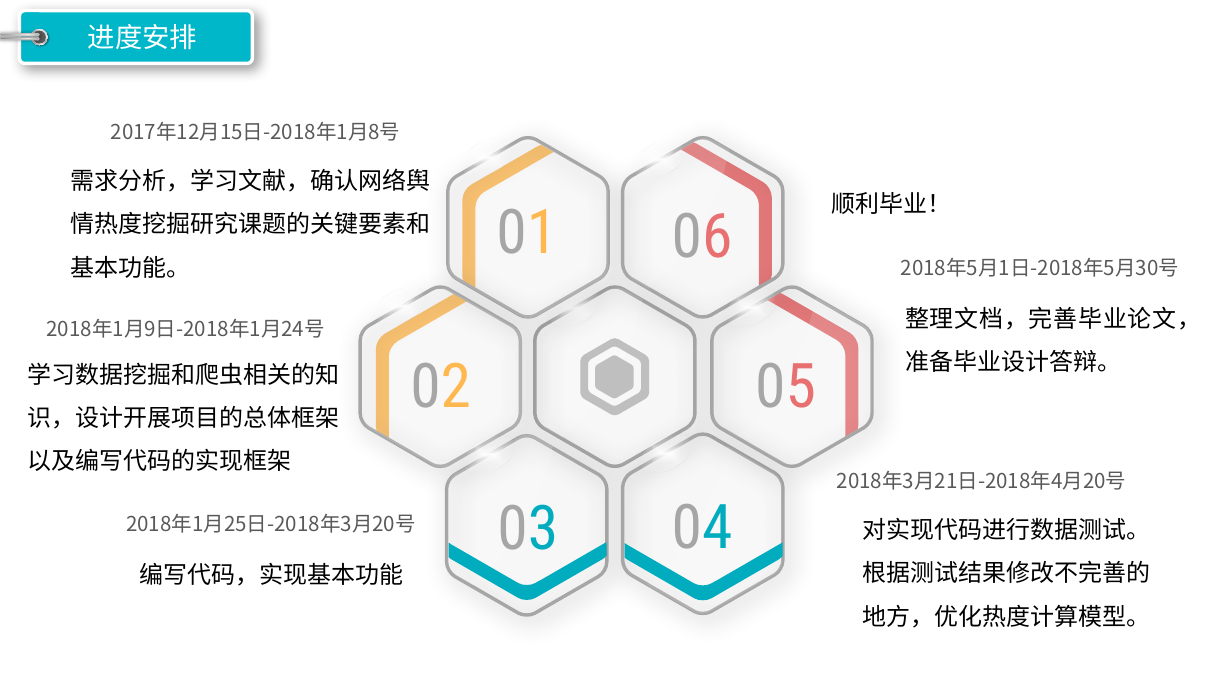
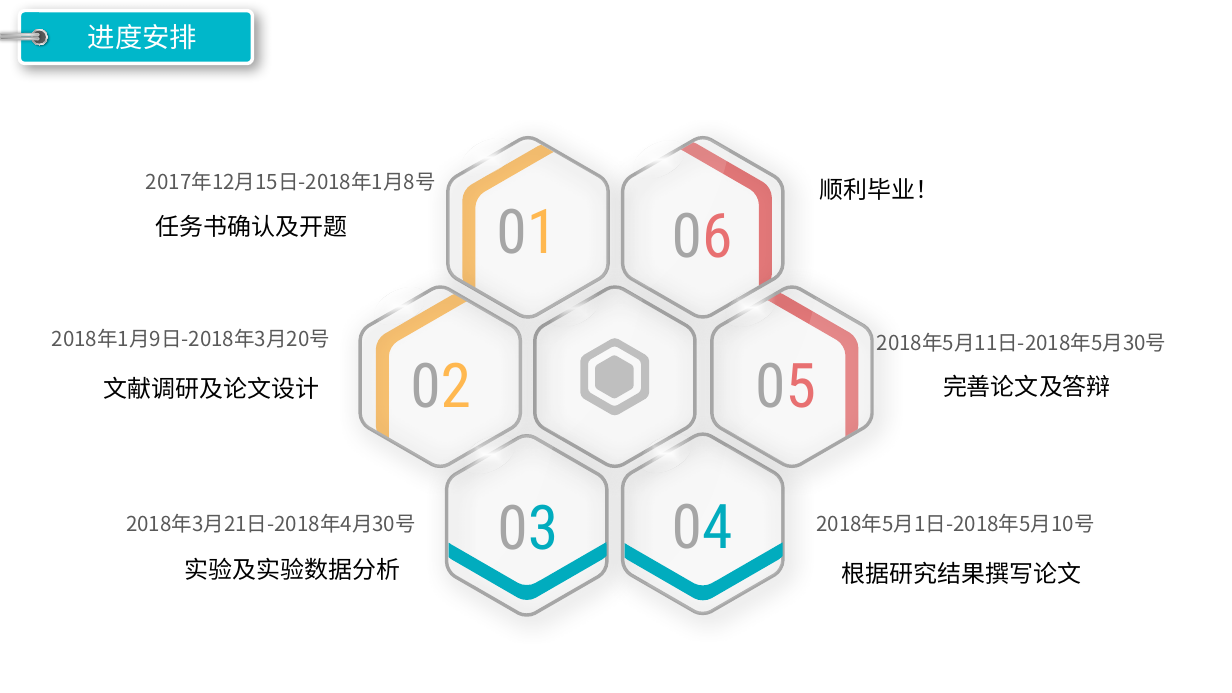
Before and after one commit to zhaobw61/Graduation-project, a slide deck: slide 12 of ppt/开题报告.pptx (slide 15 before the commit). Drawn at 1232x693 pixels with LibreOffice and Linux fonts; fonts in the diff are those of the drawing; background and template pictures are left out. Boxes give left, top, right and bottom in pixels: in the first picture for what was removed or moved away, otherwise in the second. Text is boxed around its words. In the diff, an @@ line names an element or a change of style, - is before the commit and + after.

Commit message:
答辩开题报告里的开题报告

```diff
--- a/ppt/开题报告.pptx
+++ b/ppt/开题报告.pptx
@@ text "2017年12月15日-2018年1月8号": place and size @@
-text "2017年12月15日-2018年1月8号" at (111, 122, 401, 141)
+text "2017年12月15日-2018年1月8号" at (146, 172, 436, 191)
@@ text "顺利毕业！": place and size @@
-text "顺利毕业！" at (831, 192, 951, 214)
+text "顺利毕业！" at (820, 178, 940, 200)
@@ text at (156, 215, 348, 237): text changed @@
-需求分析，学习文献，确认网络舆情热度挖掘研究课题的关键要素和基本功能。
+任务书确认及开题
@@ text at (52, 329, 330, 348): text changed @@
-2018年1月9日-2018年1月24号
+2018年1月9日-2018年3月20号
@@ text at (877, 333, 1167, 352): text changed @@
-2018年5月1日-2018年5月30号
+2018年5月11日-2018年5月30号
@@ text at (104, 377, 320, 399): text changed @@
-学习数据挖掘和爬虫相关的知识，设计开展项目的总体框架以及编写代码的实现框架
+文献调研及论文设计
@@ text at (943, 374, 1111, 397): text changed @@
-整理文档，完善毕业论文，准备毕业设计答辩。
+完善论文及答辩
@@ text at (126, 514, 416, 533): text changed @@
-2018年1月25日-2018年3月20号
+2018年3月21日-2018年4月30号
@@ text at (816, 514, 1094, 533): text changed @@
-2018年3月21日-2018年4月20号
+2018年5月1日-2018年5月10号
@@ text at (184, 558, 400, 580): text changed @@
-编写代码，实现基本功能
+实验及实验数据分析
@@ text at (842, 561, 1082, 584): text changed @@
-对实现代码进行数据测试。根据测试结果修改不完善的地方，优化热度计算模型。
+根据研究结果撰写论文
```
Also in this commit, not shown: 11 other slides changed, 3 slides removed, 5 other files.
